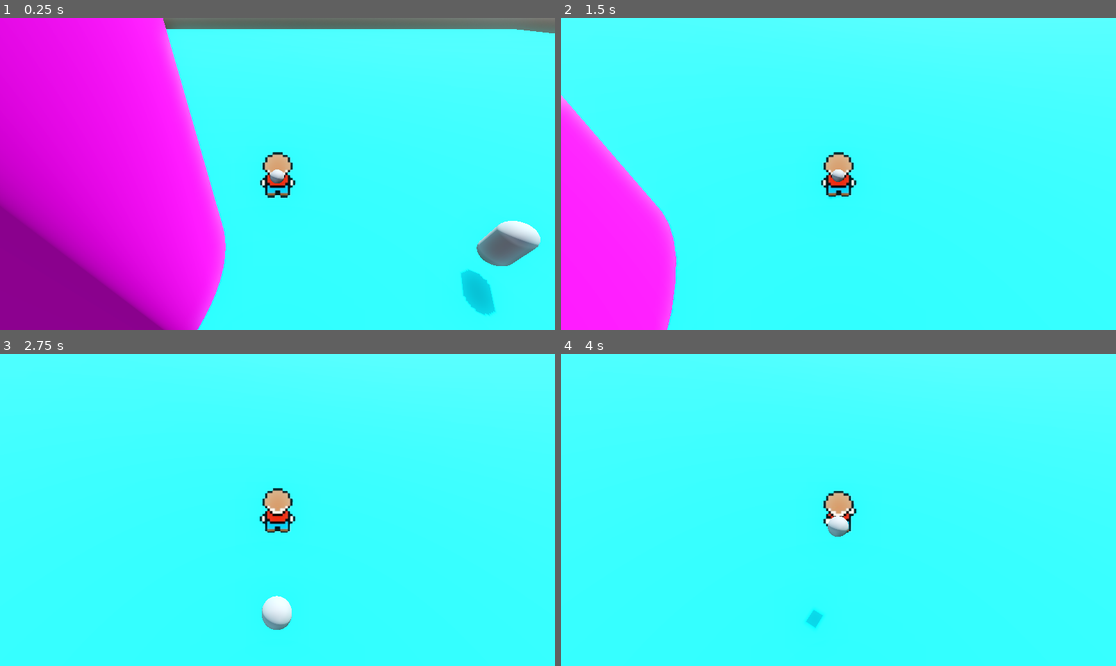
Above: before the commit, frames 1-4 (two rows, left to right).
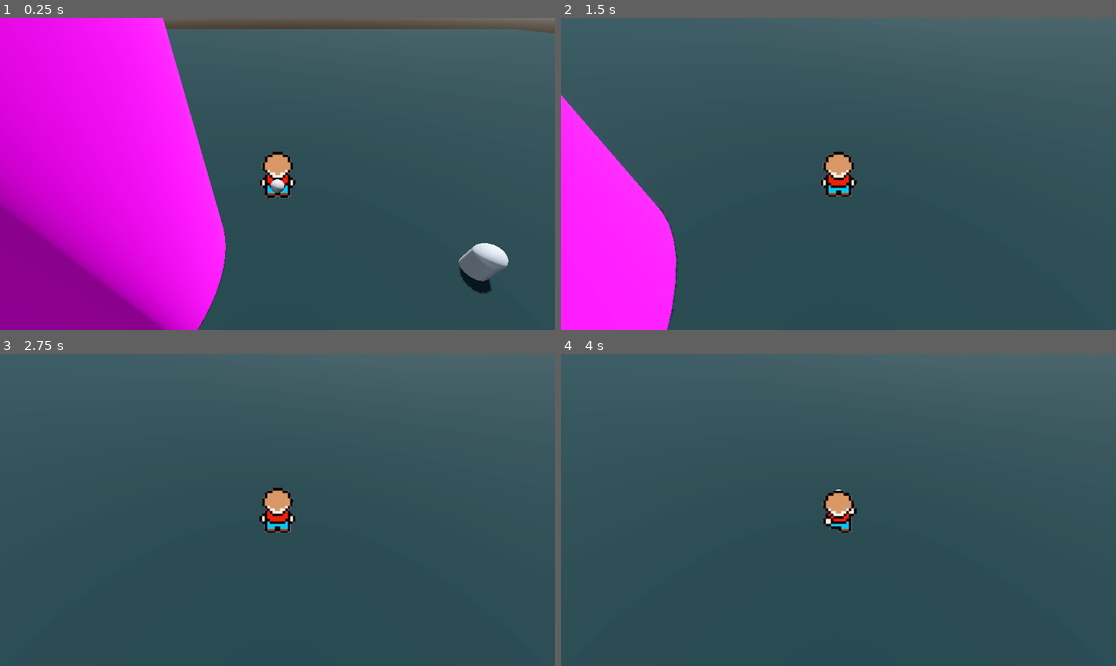
Above: after the commit, the same moments.

Repository: Rednaxel04/TestCameraAttack
Game: Godot game, scene res://ScenaMovimento/test_scene.tscn
The game is run twice, just before and just after one commit, with the same random seed, the same clock (stepped at 60 frames per second) and the same inputs. The project has no main scene, so this scene is started directly.
Inputs (mouse positions are in pixels of both pictures, inside the frame that each line leads up to):
- Up to frame 1 (0.25 s): no input
- Up to frame 2 (1.5 s): move the mouse to (866, 174) at 0.52 s; press the mouse at (866, 174) at 0.53 s; hold W (Up) from 0.53 s (still down); tap Space (Jump) at 0.77 s; move the mouse to (810, 174) at 1.27 s; release the mouse at (810, 174) at 1.28 s; click (810, 174) at 1.35 s
- Up to frame 3 (2.75 s): keep holding W (Up); tap Space (Jump) at 1.52 s; move the mouse to (288, 503) at 2.02 s; press the mouse at (288, 503) at 2.03 s
- Up to frame 4 (4 s): keep holding W (Up); move the mouse to (832, 516) at 2.77 s; release the mouse at (832, 516) at 2.78 s; click (832, 516) at 2.85 s; tap Space (Jump) at 3.02, 3.77 s; move the mouse to (877, 513) at 3.52 s; press the mouse at (877, 513) at 3.53 s

The runs differ from the first frame. In frame 1, 64% of the frame differs, in the area x 29-100%, y 0-100%; in frame 2, 90%; in frame 3, 100%; in frame 4, 100%, in the area x 0-100%, y 0-100%.

Commit message:
aggiornamento

Diff:
--- a/Componenti/attack.gd
+++ b/Componenti/attack.gd
@@ -1,30 +1,29 @@
-extends Node
+extends Component3D
 
 class_name AttackComponent
 
-@export var character: CharacterBody3D
+@export var _character: CharacterBody3D
 
-@onready var hit_box: Area3D = $HitBox
+@onready var _hit_box: Area3D = $HitBox
 @onready var collision_shape_3d: CollisionShape3D = $HitBox/CollisionShape3D
+
 
 # Called when the node enters the scene tree for the first time.
 func _ready() -> void:
-	hit_box.position = character.get_hitbox_dir()
+	print(class_name_)
+	self.global_position = _character.get_hitbox_dir()
 
-# Called every frame. 'delta' is the elapsed time since the previous frame.
-func _process(delta: float) -> void:
-	pass
 
 func _input(event: InputEvent) -> void:
 	if Input.mouse_mode == Input.MOUSE_MODE_CAPTURED and event.is_action_pressed("LeftClick"):
-		hit_box.position = character.get_hitbox_dir()
-		print(hit_box.position)
+		self.global_position = _character.get_hitbox_dir()
+		print(self.position)
 		collision_shape_3d.disabled = false
-		get_tree().create_timer(0.3).timeout
+		await get_tree().create_timer(0.3).timeout
 		collision_shape_3d.disabled = true
 
 
 
-func _on_hit_box_area_entered(area: Area3D) -> void:
-	if area.is_class("HurtBoxComponent"):
+func _on__hit_box_area_entered(area: Area3D) -> void:
+	if area.get_parent().get_class_name() == "HurtBoxComponent":
 		print("HIT ", area)
--- a/Componenti/attack.tscn
+++ b/Componenti/attack.tscn
@@ -2,12 +2,10 @@
 
 [ext_resource type="Script" uid="uid://dtg5fsunkoq6h" path="res://Componenti/attack.gd" id="1_gqck2"]
 
-[node name="Attack" type="Node"]
+[node name="Attack" type="Node3D"]
 script = ExtResource("1_gqck2")
 
 [node name="HitBox" type="Area3D" parent="."]
 
 [node name="CollisionShape3D" type="CollisionShape3D" parent="HitBox"]
 disabled = true
-
-[connection signal="area_entered" from="HitBox" to="." method="_on_hit_box_area_entered"]
--- /dev/null
+++ b/Componenti/component_3d.gd
@@ -0,0 +1,10 @@
+extends Node3D
+class_name Component3D
+
+var class_name_:String
+
+func _init() -> void:
+	class_name_ = self.get_script().get_global_name()
+
+func get_class_name() -> String:
+	return class_name_
--- a/Componenti/hurtbox.gd
+++ b/Componenti/hurtbox.gd
@@ -1,20 +1,12 @@
-extends Node
+extends Component3D
 
 class_name HurtBoxComponent
 
-@export var character: Enemy
 
-# Called when the node enters the scene tree for the first time.
-func _ready() -> void:
-	pass # Replace with function body.
-
-
-# Called every frame. 'delta' is the elapsed time since the previous frame.
-func _process(delta: float) -> void:
-	pass
-
+@export var _character: Enemy
 
 func _on_hurtbox_collision_area_entered(area: Area3D) -> void:
-	if area.is_class("AttackComponent"):
-		print(character, " GOT HIT BY ", area)
-		character.set_hp(1)
+	print(area.get_parent().get_class_name())
+	if area.get_parent().get_class_name() == "AttackComponent":
+		print(_character, " GOT HIT BY ", area)
+		_character.set_hp(1)
--- a/Componenti/hurtbox.tscn
+++ b/Componenti/hurtbox.tscn
@@ -2,7 +2,7 @@
 
 [ext_resource type="Script" uid="uid://cmncmfbnd2n24" path="res://Componenti/hurtbox.gd" id="1_sqrdl"]
 
-[node name="Hurtbox" type="Node"]
+[node name="Hurtbox" type="Node3D"]
 script = ExtResource("1_sqrdl")
 
 [node name="HurtboxCollision" type="Area3D" parent="."]
--- a/Dummy/dummy.gd
+++ b/Dummy/dummy.gd
@@ -14,7 +14,8 @@
 	pass
 
 func set_hp(val:int):
-	HP -= val
-	print(HP)
-	if HP <= 0:
+	if HP >= 0:
+		HP -= val
+	else:
+		self.position = Vector3(10000, 10000, 10000)
 		self.visible = false
--- a/Dummy/dummy.tscn
+++ b/Dummy/dummy.tscn
@@ -17,8 +17,8 @@
 [node name="CollisionShape3D" type="CollisionShape3D" parent="MeshInstance3D/StaticBody3D"]
 shape = ExtResource("1_nynhp")
 
-[node name="Hurtbox" parent="." node_paths=PackedStringArray("character") instance=ExtResource("1_tx5ky")]
-character = NodePath("..")
+[node name="Hurtbox" parent="." node_paths=PackedStringArray("_character") instance=ExtResource("1_tx5ky")]
+_character = NodePath("..")
 
 [node name="CollisionShape3D" parent="Hurtbox/HurtboxCollision" index="0"]
 shape = ExtResource("1_nynhp")
--- a/Personaggio/personaggio.gd
+++ b/Personaggio/personaggio.gd
@@ -1,6 +1,4 @@
 extends CharacterBody3D
-
-signal flip_character
 
 @export_category("Movement")
 @export var SPEED = 5.0
--- a/Personaggio/personaggio.tscn
+++ b/Personaggio/personaggio.tscn
@@ -180,17 +180,16 @@
 transform = Transform3D(1, 0, 0, 0, 1, 0, 0, 0, 1, -0.00286865, -0.0696564, 0.0688705)
 shape = SubResource("BoxShape3D_cnpcq")
 
-[node name="Attack" parent="." node_paths=PackedStringArray("character") instance=ExtResource("3_vdvvt")]
-character = NodePath("..")
-
-[node name="HitBox" parent="Attack" index="0"]
-transform = Transform3D(1, 0, 0, 0, 1, 0, 0, 0, 1, -0.534466, 0, 0)
+[node name="Attack" parent="." node_paths=PackedStringArray("_character") instance=ExtResource("3_vdvvt")]
+_character = NodePath("..")
 
 [node name="CollisionShape3D" parent="Attack/HitBox" index="0"]
 shape = SubResource("SphereShape3D_vdvvt")
+disabled = false
+debug_color = Color(0.973342, 0.0858232, 0.355481, 0.42)
 
 [node name="MeshInstance3D" type="MeshInstance3D" parent="Attack/HitBox" index="1"]
-transform = Transform3D(0.31, 0, 0, 0, 0.31, 0, 0, 0, 0.31, -0.00691283, 0, 0)
+transform = Transform3D(0.31, 0, 0, 0, 0.31, 0, 0, 0, 0.31, 0, 0, 0)
 mesh = SubResource("SphereMesh_vdvvt")
 skeleton = NodePath("../..")
 
--- a/ScenaMovimento/test_scene.tscn
+++ b/ScenaMovimento/test_scene.tscn
@@ -18,7 +18,7 @@
 glow_enabled = true
 
 [sub_resource type="StandardMaterial3D" id="StandardMaterial3D_jssfm"]
-albedo_color = Color(0, 1, 1, 1)
+albedo_color = Color(0, 0.116205, 0.116205, 1)
 
 [sub_resource type="PlaneMesh" id="PlaneMesh_lsdlv"]
 
@@ -68,4 +68,4 @@
 shape = SubResource("ConcavePolygonShape3D_hwlk6")
 
 [node name="Dummy" parent="." instance=ExtResource("3_ikdd4")]
-transform = Transform3D(1, 0, 0, 0, 1, 0, 0, 0, 1, 8.04106, 1.82479, 0)
+transform = Transform3D(1, 0, 0, 0, 1, 0, 0, 0, 1, 8.04106, 0.425874, 0)
Not shown, added: Componenti/component_3d.gd.uid
